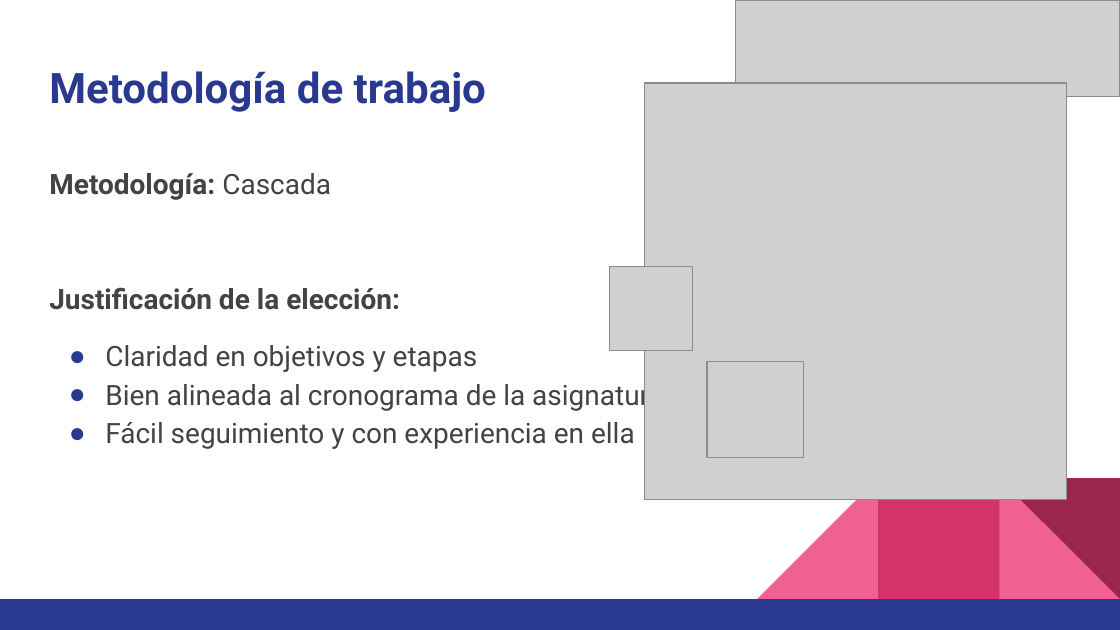
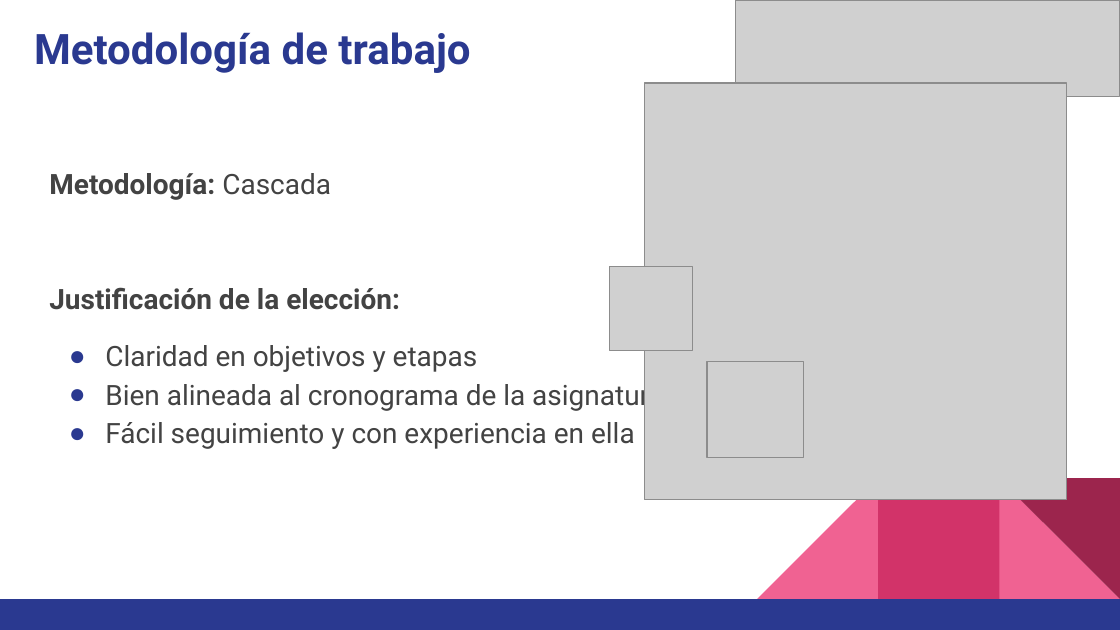
Before and after one commit to javegaf/Capstone, a slide deck: slide 6 of Fase 2/Evidencias Proyecto/Presentacion Proyecto.pptx. Drawn at 1120x630 pixels with LibreOffice and Linux fonts; fonts in the diff are those of the drawing; grey boxes stand for pictures. Boxes give left, top, right and bottom in pixels: in the first picture for what was removed or moved away, otherwise in the second. Text is boxed around its words. In the diff, an @@ line names an element or a change of style, - is before the commit and + after.

```diff
--- a/Fase 2/Evidencias Proyecto/Presentacion Proyecto.pptx
+++ b/Fase 2/Evidencias Proyecto/Presentacion Proyecto.pptx
@@ title "Metodología de trabajo": place and size @@
-title "Metodología de trabajo" at [49, 71, 486, 112]
+title "Metodología de trabajo" at [34, 32, 470, 73]
```
Also in this commit, not shown: 7 other slides changed, 4 slides added, 4 slides removed, 1 other file.
